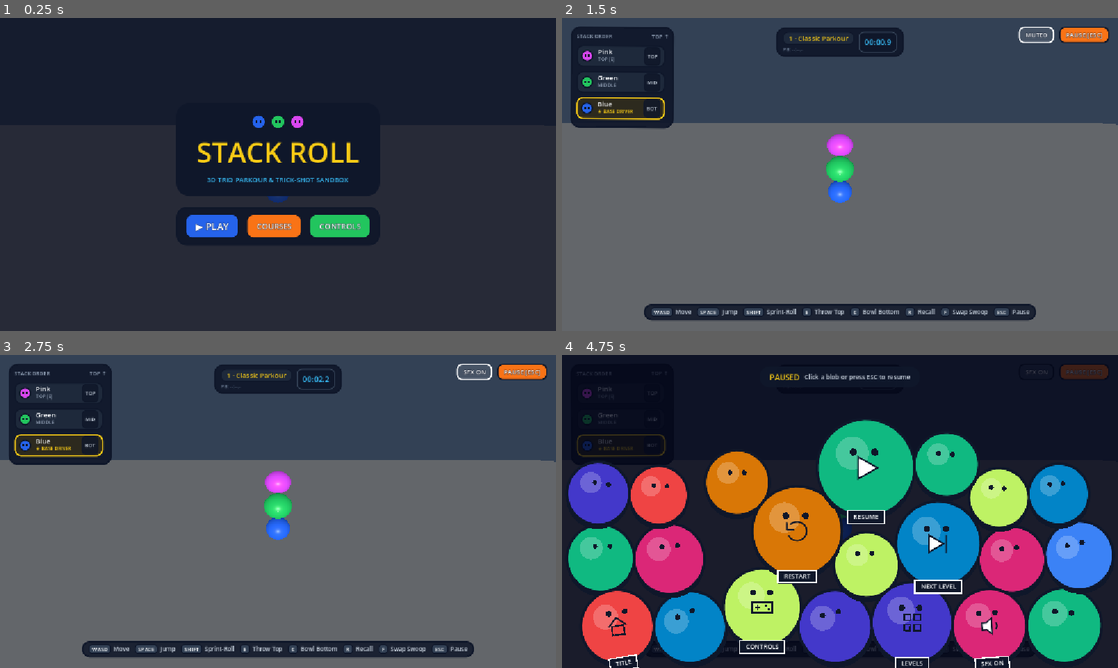
Above: before the commit, frames 1-4 (two rows, left to right).
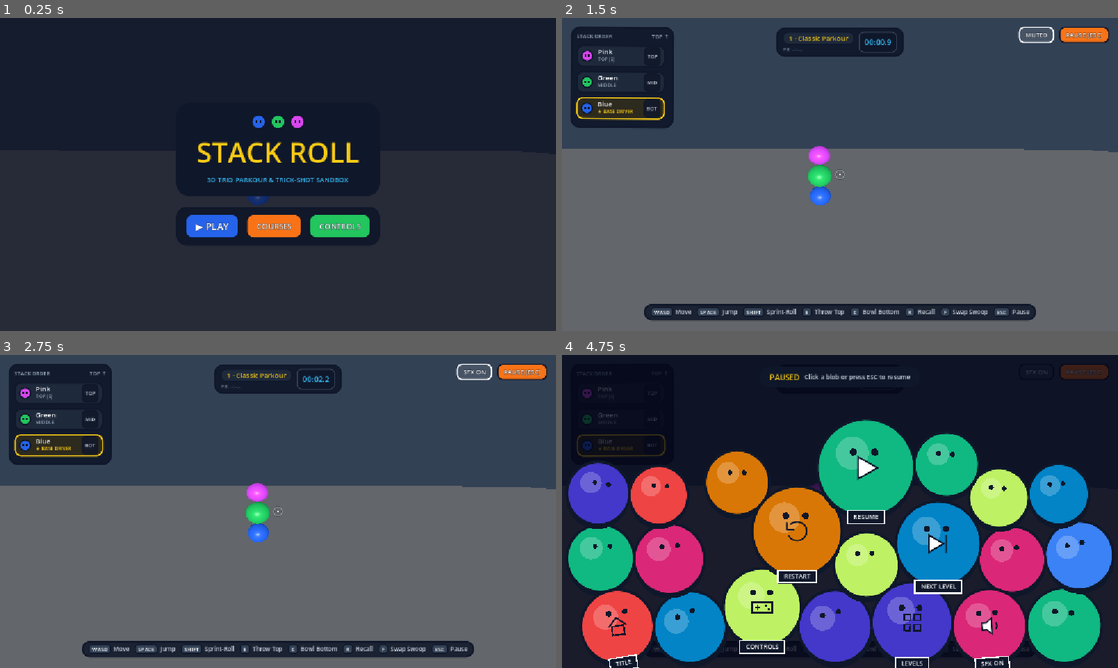
Above: after the commit, the same moments.

Repository: freeeked/godotgame
Game: Godot game, scene res://main.tscn
The game is run twice, just before and just after one commit, with the same random seed, the same clock (stepped at 60 frames per second) and the same inputs.
Inputs (mouse positions are in pixels of both pictures, inside the frame that each line leads up to):
- Up to frame 1 (0.25 s): no input
- Up to frame 2 (1.5 s): click "▶ PLAY" at 0.5 s; click "SFX ON" at 1.25 s
- Up to frame 3 (2.75 s): click "MUTED" at 2 s
- Up to frame 4 (4.75 s): click "PAUSE [ESC]" at 2.75 s; move the mouse to (962, 495) at 3.52 s; hold D (move_right) 3.53-4.28 s; hold Q (center_camera) 3.53-4.28 s; click (962, 495) at 3.67 s; tap E (eject) at 3.8, 4.35 s; move the mouse to (728, 527) at 4.27 s; hold S (move_back) from 4.28 s (still down); click (728, 527) at 4.42 s; tap Shift (sprint_roll) at 4.55 s

The runs differ from the first frame. In frame 1, 0.1% of the frame differs, in the area x 44-52%, y 56-60%; in frame 2, 9.2%, in the area x 0-100%, y 33-60%; in frame 3, 9.2%; in frame 4, 0.1%.

Commit message:
update combo moving

Diff:
--- a/scripts/game_hud.gd
+++ b/scripts/game_hud.gd
@@ -222,6 +222,32 @@
 				else:
 					draw_arc(Vector2(s * 0.22, 0.0), s * 0.38, -0.7, 0.7, 12, ink, w * 0.85, true)
 
+class DynamicReticle extends Control:
+	var is_locked: bool = false
+	var anim_t: float = 0.0
+
+	func _process(delta: float) -> void:
+		var target := 1.0 if is_locked else 0.0
+		anim_t = lerpf(anim_t, target, 1.0 - exp(-18.0 * delta))
+		queue_redraw()
+
+	func _draw() -> void:
+		var c := size * 0.5
+		var ring_r := lerpf(9.0, 15.0, anim_t)
+		var ring_col := Color(1.0, 1.0, 1.0, 0.45).lerp(Color("facc15", 0.95), anim_t)
+		var dot_col := Color(1.0, 1.0, 1.0, 0.85).lerp(Color("38bdf8", 1.0), anim_t)
+
+		# Subtle dark backing ring for contrast against bright sky/walls
+		draw_arc(c, ring_r, 0.0, TAU, 32, Color(0.06, 0.09, 0.16, 0.55), 3.5, true)
+		draw_arc(c, ring_r, 0.0, TAU, 32, ring_col, 2.0, true)
+		draw_circle(c, lerpf(2.2, 3.2, anim_t), dot_col)
+
+		if anim_t > 0.15:
+			var tick := lerpf(4.0, 7.0, anim_t)
+			var gap := ring_r + 3.0
+			for dir in [Vector2.UP, Vector2.DOWN, Vector2.LEFT, Vector2.RIGHT]:
+				draw_line(c + dir * gap, c + dir * (gap + tick), ring_col, 2.2, true)
+
 var _font: Font
 var _hud_root: Control
 var _stack_dock: PanelContainer
@@ -230,7 +256,7 @@
 var _pb_lbl: Label
 var _timer_lbl: Label
 var _mute_btn: Button
-var _reticle: ColorRect
+var _reticle: DynamicReticle
 
 var _title_overlay: ColorRect
 var _course_modal: ColorRect
@@ -360,16 +386,13 @@
 	_hud_root.mouse_filter = Control.MOUSE_FILTER_IGNORE
 	add_child(_hud_root)
 
-	# Center Reticle (clean 4x4 dot)
-	_reticle = ColorRect.new()
+	_reticle = DynamicReticle.new()
 	_reticle.name = "Reticle"
 	_reticle.set_anchors_preset(Control.PRESET_CENTER)
-	_reticle.offset_left = -2
-	_reticle.offset_top = -2
-	_reticle.offset_right = 2
-	_reticle.offset_bottom = 2
-	_reticle.pivot_offset = Vector2(2, 2)
-	_reticle.color = Color(1.0, 1.0, 1.0, 0.35)
+	_reticle.offset_left = -28
+	_reticle.offset_top = -28
+	_reticle.offset_right = 28
+	_reticle.offset_bottom = 28
 	_reticle.mouse_filter = Control.MOUSE_FILTER_IGNORE
 	_hud_root.add_child(_reticle)
 
@@ -1293,8 +1316,7 @@
 func set_reticle_locked(is_locked: bool) -> void:
 	if _reticle == null:
 		return
-	_reticle.color = Color("38bdf8", 0.75) if is_locked else Color(1.0, 1.0, 1.0, 0.35)
-	_reticle.scale = Vector2(1.15, 1.15) if is_locked else Vector2.ONE
+	_reticle.is_locked = is_locked
 
 func update_stack_status(statuses: Array) -> void:
 	var stacked_count := 0
--- a/scripts/player_stack.gd
+++ b/scripts/player_stack.gd
@@ -46,10 +46,11 @@
 @export var recall_initial_pop: float = 12.5
 
 @export_group("Stack Swap Swoop (F)")
-@export var max_target_distance: float = 42.0
-@export var max_reticle_radius: float = 0.35
-@export var stack_swap_cooldown_duration: float = 0.85
-@export var swoop_target_glide_cap: float = 10.0
+@export var max_target_distance: float = 48.0
+@export var max_reticle_radius: float = 0.48
+@export var stack_swap_cooldown_duration: float = 0.25
+@export var swoop_target_glide_cap: float = 8.5
+@export var post_swoop_air_pop: float = 11.5
 
 @export_group("Stack & Springs")
 @export var follower_spring_stiffness: float = 260.0
@@ -101,6 +102,8 @@
 var _coyote_timer: float = 0.0
 var _jump_buffer_timer: float = 0.0
 var _jump_held: bool = false
+var _has_air_combo_jump: bool = false
+var _last_camera: Camera3D = null
 
 var _was_jump_down: bool = false
 var _was_eject_down: bool = false
@@ -377,6 +380,7 @@
 	_stack_swap_cooldown = maxf(0.0, _stack_swap_cooldown - delta)
 
 	if camera != null:
+		_last_camera = camera
 		update_target_highlight(camera)
 
 	var jump_down := _read_jump_held()
@@ -421,7 +425,7 @@
 		if Vector2(world_x, world_z).length() > 0.0001:
 			_facing_angle = atan2(world_x, world_z)
 
-	if swap_just_pressed and _stack_swoop_target == null:
+	if swap_just_pressed and _highlighted_ejected_node != null and _highlighted_ejected_node != _stack_swoop_target:
 		initiate_stack_swap_swoop()
 
 	if _stack_swoop_target == null:
@@ -803,9 +807,14 @@
 	if carry_spd > 2.0:
 		_launch_momentum_timer = 0.22
 
-	_leader_vel = Vector3(carry_vx, minf(0.0, target_node.velocity.y), carry_vz)
+	var docked_in_air := not target_node.is_grounded
+	var air_pop_y := post_swoop_air_pop if docked_in_air else 0.0
+	_leader_vel = Vector3(carry_vx, air_pop_y, carry_vz)
 	_is_grounded = target_node.is_grounded
-	_coyote_timer = coyote_time_max if target_node.is_grounded else 0.0
+	_coyote_timer = coyote_time_max
+	_has_air_combo_jump = docked_in_air
+	if docked_in_air:
+		_launch_momentum_timer = 0.28
 
 	if Vector2(carry_vx, carry_vz).length() > 0.5:
 		_facing_angle = atan2(carry_vx, carry_vz)
@@ -954,6 +963,29 @@
 		rids.append(b.body.get_rid())
 	return rids
 
+func _get_camera_aim_direction() -> Vector3:
+	if _last_camera == null:
+		return Vector3(sin(_facing_angle), 0.38, cos(_facing_angle)).normalized()
+
+	var viewport_size := _last_camera.get_viewport().get_visible_rect().size
+	var screen_center := viewport_size * 0.5
+	var ray_origin := _last_camera.project_ray_origin(screen_center)
+	var ray_dir := _last_camera.project_ray_normal(screen_center)
+
+	# Raycast out to 45m to find what the crosshair is pointing at
+	var space_state := get_world_3d().direct_space_state
+	var query := PhysicsRayQueryParameters3D.create(ray_origin, ray_origin + ray_dir * 45.0)
+	query.exclude = _get_all_blob_rids()
+	query.collide_with_areas = false
+	var hit := space_state.intersect_ray(query)
+
+	var aim_point: Vector3 = hit["position"] if not hit.is_empty() else (ray_origin + ray_dir * 28.0)
+	var from_pos := _active_nodes[_active_nodes.size() - 1].body.global_position
+	var to_aim := (aim_point - from_pos)
+	if to_aim.length_squared() < 0.01:
+		return ray_dir
+	return to_aim.normalized()
+
 func eject_top_character() -> StackBlob:
 	if _active_nodes.size() <= 1:
 		return null
@@ -963,12 +995,17 @@
 	var stack_anchor: StackBlob = _active_nodes[_active_nodes.size() - 1]
 	var is_sprint_launch := _is_sprint_rolling
 
+	var aim_dir := _get_camera_aim_direction()
+	var horiz_aim := Vector2(aim_dir.x, aim_dir.z)
+	if horiz_aim.length() > 0.05:
+		_facing_angle = atan2(aim_dir.x, aim_dir.z)
+
 	var forward_x := sin(_facing_angle)
 	var forward_z := cos(_facing_angle)
 
 	var origin_node := front_driver if is_sprint_launch else stack_anchor
-	var spawn_y := (front_driver.body.global_position.y + front_driver.radius * 0.35) if is_sprint_launch else top_node.body.global_position.y
-	var desired_offset := (front_driver.radius + top_node.radius * 0.45) if is_sprint_launch else 0.25
+	var spawn_y := (front_driver.body.global_position.y + front_driver.radius * 0.45) if is_sprint_launch else (top_node.body.global_position.y + 0.15)
+	var desired_offset := (front_driver.radius + top_node.radius * 0.45) if is_sprint_launch else 0.35
 
 	var exclude_rids := _get_all_blob_rids()
 	var safe_offset := 0.0
@@ -991,21 +1028,23 @@
 		origin_node.body.global_position.z + forward_z * safe_offset
 	)
 
-	var base_fwd := sprint_throw_forward_speed if is_sprint_launch else throw_forward_speed
-	var base_up := sprint_throw_upward_speed if is_sprint_launch else throw_upward_speed
-	var vel_carry := 0.65 if is_sprint_launch else 0.45
+	# Blend camera pitch into throw speed & upward arc so aiming up launches high and clean
+	var pitch_up := clampf(aim_dir.y, -0.35, 0.92)
+	var throw_speed := (32.0 if is_sprint_launch else 24.5) + maxf(0.0, pitch_up) * 8.0
+	var arc_bonus := lerpf(5.5, 9.5, clampf((pitch_up + 0.2) / 1.1, 0.0, 1.0))
+	var vel_carry := 0.55 if is_sprint_launch else 0.35
 
 	top_node.velocity = Vector3(
-		forward_x * base_fwd + _leader_vel.x * vel_carry,
-		base_up + maxf(0.0, _leader_vel.y * 0.35),
-		forward_z * base_fwd + _leader_vel.z * vel_carry
+		aim_dir.x * throw_speed + _leader_vel.x * vel_carry,
+		maxf(6.5, aim_dir.y * throw_speed + arc_bonus) + maxf(0.0, _leader_vel.y * 0.3),
+		aim_dir.z * throw_speed + _leader_vel.z * vel_carry
 	)
 
 	top_node.is_grounded = false
 	top_node.is_rolling = false
 	top_node.is_recalling = false
 	top_node.recall_time = 0.0
-	top_node.eject_cooldown = 0.45
+	top_node.eject_cooldown = 0.35
 	top_node.pivot.rotation = Vector3(0.0, _facing_angle, 0.0)
 	top_node.visual_root.rotation = Vector3.ZERO
 
@@ -1015,8 +1054,8 @@
 		0.38 if is_sprint_launch else 0.28
 	)
 
-	var shake_power := 0.72 if is_sprint_launch else 0.45
-	trigger_camera_shake(Vector3(-forward_x * shake_power, 0.26 if is_sprint_launch else 0.18, -forward_z * shake_power))
+	var shake_power := 0.65 if is_sprint_launch else 0.40
+	trigger_camera_shake(Vector3(-forward_x * shake_power, 0.22 if is_sprint_launch else 0.14, -forward_z * shake_power))
 
 	for b in _active_nodes:
 		_apply_squash(b, 0.32 if is_sprint_launch else 0.26, -0.28 if is_sprint_launch else -0.24)
@@ -1025,7 +1064,6 @@
 	_sync_collider_states()
 	blob_ejected.emit(top_node.id, top_node.blob_name, false)
 	return top_node
-
 func _find_floor_y(at_pos: Vector3, fallback_feet_y: float, exclude_rids: Array[RID]) -> float:
 	var space_state := get_world_3d().direct_space_state
 	var ray_from := Vector3(at_pos.x, at_pos.y + 1.2, at_pos.z)
@@ -1666,11 +1704,15 @@
 	var coyote_limit := coyote_time_max * 1.25 if _is_sprint_rolling else coyote_time_max
 	if _is_grounded:
 		_coyote_timer = coyote_limit
+		_has_air_combo_jump = false
 	else:
 		_coyote_timer = maxf(0.0, _coyote_timer - delta)
 
 	var can_coyote_jump := _coyote_timer > 0.0 and not _is_grounded
-	if (_is_grounded or can_coyote_jump) and _jump_buffer_timer > 0.0:
+	var can_combo_air_jump := _has_air_combo_jump and not _is_grounded
+	if (_is_grounded or can_coyote_jump or can_combo_air_jump) and _jump_buffer_timer > 0.0:
+		if can_combo_air_jump and not can_coyote_jump:
+			_has_air_combo_jump = false
 		_leader_vel.y = jump_force
 		_is_grounded = false
 		_coyote_timer = 0.0
@@ -1868,3 +1910,6 @@
 			"is_dead": is_dead,
 		})
 	return out
+
+func is_high_speed_state() -> bool:
+	return _is_sprint_rolling or _stack_swoop_target != null or Vector2(_leader_vel.x, _leader_vel.z).length() > move_speed * 1.25
--- a/scripts/test_main.gd
+++ b/scripts/test_main.gd
@@ -2,18 +2,24 @@
 
 @onready var player_stack: PlayerStack = get_node_or_null("PlayerStack") as PlayerStack
 
-@export var orbit_sensitivity: float = 0.004
+@export_group("Camera Framing")
+@export var orbit_sensitivity: float = 0.0036
 @export var key_orbit_speed: float = 2.2
-@export var follow_height: float = 4.5
-@export var follow_distance: float = 11.0
-@export var camera_smooth_speed: float = 18.0
+@export var follow_distance: float = 12.5
+@export var shoulder_offset_x: float = 1.45
+@export var pivot_height: float = 1.75
+@export var look_ahead_height: float = 2.35
+@export var look_ahead_forward: float = 2.4
+@export var base_fov: float = 78.0
+@export var boost_fov: float = 88.0
+@export var camera_smooth_speed: float = 16.0
 @export var camera_collision_margin: float = 0.35
 
 var _camera_rig: Node3D
 var _camera: Camera3D
 var _hud: GameHUD
 var _yaw: float = 0.0
-var _pitch: float = -0.25
+var _pitch: float = -0.18
 var _smoothed_anchor: Vector3 = Vector3.ZERO
 var _has_anchor: bool = false
 var _current_level_idx: int = 0
@@ -41,6 +47,7 @@
 			_refresh_stack_hud()
 		)
 		player_stack.stack_respawned.connect(func() -> void:
+			_has_anchor = false
 			_refresh_stack_hud()
 		)
 		_refresh_stack_hud()
@@ -101,6 +108,7 @@
 	elif _camera.get_parent() != _camera_rig:
 		_camera.reparent(_camera_rig)
 
+	_camera.fov = base_fov
 	_camera.current = true
 
 func _resolve_camera_collision(pivot_pos: Vector3, desired_cam_pos: Vector3) -> Vector3:
@@ -129,7 +137,7 @@
 
 	var fractions := get_world_3d().direct_space_state.cast_motion(query)
 	if fractions.size() >= 2:
-		var safe_t := maxf(0.05, fractions[1] - 0.02)
+		var safe_t := maxf(0.18, fractions[1] - 0.03)
 		return pivot_pos + dir * (dist * safe_t)
 
 	return desired_cam_pos
@@ -146,14 +154,15 @@
 
 	if event is InputEventMouseMotion and Input.mouse_mode == Input.MOUSE_MODE_CAPTURED:
 		_yaw -= event.relative.x * orbit_sensitivity
-		_pitch = clampf(_pitch - event.relative.y * orbit_sensitivity, -0.95, 0.65)
+		# Allow aiming high into the sky (+0.85 rad) while capping downward tilt (-0.75 rad)
+		_pitch = clampf(_pitch - event.relative.y * orbit_sensitivity, -0.75, 0.85)
 	elif event is InputEventMouseButton and event.pressed and event.button_index == MOUSE_BUTTON_LEFT:
 		if Input.mouse_mode != Input.MOUSE_MODE_CAPTURED:
 			Input.mouse_mode = Input.MOUSE_MODE_CAPTURED
 	elif event is InputEventKey and event.pressed and not event.echo:
 		if event.physical_keycode == KEY_Q or (InputMap.has_action("center_camera") and event.is_action_pressed("center_camera")):
 			_yaw = 0.0
-			_pitch = -0.25
+			_pitch = -0.18
 
 func _physics_process(delta: float) -> void:
 	if player_stack == null:
@@ -180,7 +189,7 @@
 				orbit_y += 1.0
 
 		_yaw += orbit_x * key_orbit_speed * delta
-		_pitch = clampf(_pitch + orbit_y * key_orbit_speed * delta, -0.95, 0.65)
+		_pitch = clampf(_pitch + orbit_y * key_orbit_speed * delta, -0.75, 0.85)
 
 		player_stack.step_stack(delta, _yaw, _camera)
 
@@ -189,16 +198,46 @@
 		_smoothed_anchor = target_anchor
 		_has_anchor = true
 	else:
-		_smoothed_anchor = _smoothed_anchor.lerp(target_anchor, 1.0 - exp(-camera_smooth_speed * delta))
+		# Smooth horizontal faster than vertical so jumps feel airy and readable
+		var h_t := 1.0 - exp(-camera_smooth_speed * delta)
+		var v_t := 1.0 - exp(-(camera_smooth_speed * 0.65) * delta)
+		_smoothed_anchor.x = lerpf(_smoothed_anchor.x, target_anchor.x, h_t)
+		_smoothed_anchor.z = lerpf(_smoothed_anchor.z, target_anchor.z, h_t)
+		_smoothed_anchor.y = lerpf(_smoothed_anchor.y, target_anchor.y, v_t)
 
 	var shake := player_stack.camera_shake_offset
+	var yaw_basis := Basis(Vector3.UP, _yaw)
+	var right_vec := yaw_basis.x
+	var forward_vec := -yaw_basis.z
+
+	# When looking up (_pitch > 0), keep camera pivot high enough that it doesn't scrape the ground
+	var up_aim_lift := maxf(0.0, _pitch) * 1.15
+	var rig_pos := (
+		_smoothed_anchor
+		+ Vector3.UP * (pivot_height + up_aim_lift)
+		+ right_vec * shoulder_offset_x
+		+ shake
+	)
+
 	var rot := Basis.from_euler(Vector3(_pitch, _yaw, 0.0))
-	var desired_offset := rot * Vector3(0.0, 0.0, follow_distance)
-
-	var rig_pos := _smoothed_anchor + Vector3(0.0, follow_height * 0.45, 0.0) + shake
+	var dyn_dist := follow_distance + (1.6 if player_stack.is_high_speed_state() else 0.0)
+	var desired_offset := rot * Vector3(0.0, 0.0, dyn_dist)
 	var desired_cam_pos := rig_pos + desired_offset
 	var safe_cam_pos := _resolve_camera_collision(rig_pos, desired_cam_pos)
 
+	# Aim point sits ahead and above the stack so the player stays in the lower-left third
+	var pitch_aim_y := tan(_pitch) * 8.0
+	var look_target := (
+		_smoothed_anchor
+		+ Vector3.UP * (look_ahead_height + pitch_aim_y)
+		+ right_vec * (shoulder_offset_x * 0.85)
+		+ forward_vec * look_ahead_forward
+		+ shake * 0.6
+	)
+
 	_camera_rig.global_position = rig_pos
 	_camera.global_position = safe_cam_pos
-	_camera.look_at(_smoothed_anchor + Vector3(0.0, 1.0, 0.0) + shake * 0.6, Vector3.UP)
+	_camera.look_at(look_target, Vector3.UP)
+
+	var target_fov := boost_fov if player_stack.is_high_speed_state() else base_fov
+	_camera.fov = lerpf(_camera.fov, target_fov, 1.0 - exp(-10.0 * delta))
